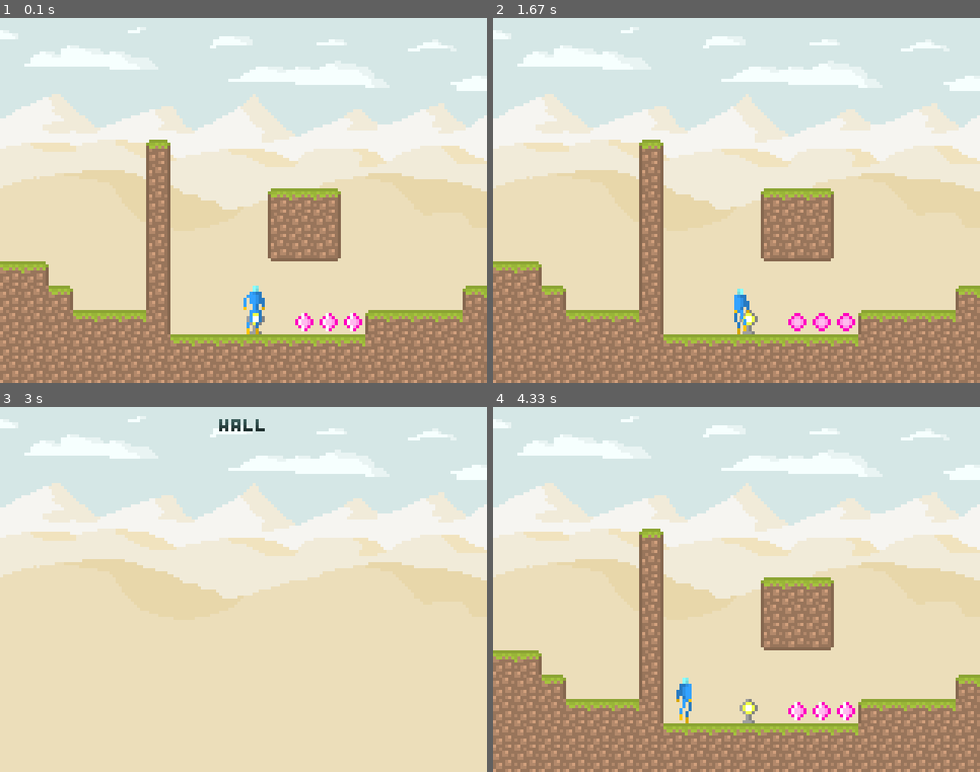
Above: before the commit, frames 1-4 (two rows, left to right).
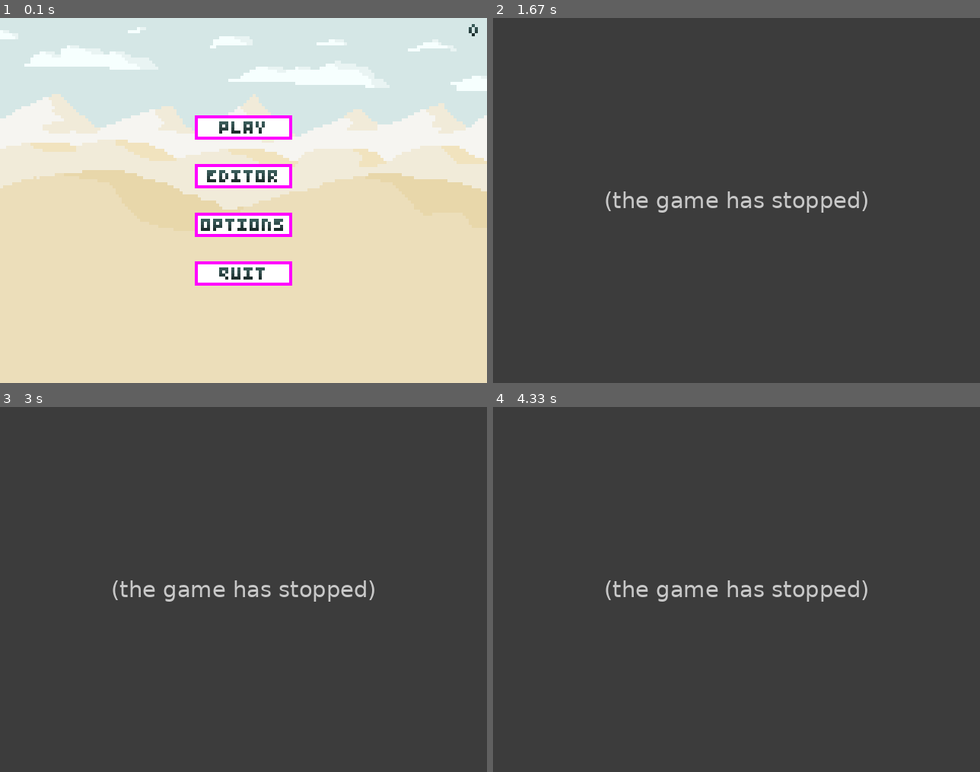
Above: after the commit, the same moments.

Repository: Panurb/explo
Game: pygame game, started from main.py
Same seed, same stepped clock (60 frames per second), same inputs: the game is played once before the commit and once after it.
Inputs (mouse positions are in pixels of both pictures, inside the frame that each line leads up to):
- Up to frame 1 (0.1 s): no input
- Up to frame 2 (1.67 s): tap Space at 0.33, 0.73, 1.03, 1.63 s; hold P 0.67-1.2 s; hold Left 0.67-1.2 s; move the mouse to (653, 288) at 0.7 s; press the mouse at (570, 288) at 1.27 s; move the mouse to (575, 269) at 1.37 s; release the mouse at (580, 251) at 1.5 s; hold P from 1.57 s (still down); hold Left from 1.57 s (still down); move the mouse to (678, 174) at 1.6 s
- Up to frame 3 (3 s): tap Space at 1.93, 2.2, 2.5 s; release P at 2.1 s; release Left at 2.1 s; hold Left 2.13-2.67 s; tap S at 2.7 s
- Up to frame 4 (4.33 s): hold Down 3.03-3.33 s; tap Space at 3.1, 3.43, 3.73, 3.87, 4.27 s; hold Left 3.37-3.77 s; hold Up 3.8-4.17 s; hold Right from 4.2 s (still down)

The runs differ from the first frame. In frame 1, 30% of the frame differs, in the area x 0-100%, y 1-100%; in frame 2, 100%, in the area x 0-100%, y 0-100%; in frame 3, 100%; in frame 4, 100%.
Error after the commit: AttributeError: game (gameloop.py line 79); the game stopped at 0.67 s (later frames are placeholders)

Commit message:
Add menus

Diff:
--- a/data/lvl/level.txt
+++ b/data/lvl/level.txt
@@ -37,7 +37,7 @@
 --------------------
 --------------------
 --------------------
---------------------
+------G-------------
 ------G-------------
 ------G-------------
 ------G----GGG------
@@ -45,7 +45,7 @@
 ------G----GGG------
 GG----G-------------
 GGG---G------------G
-GGGGGGG---C-204GGGGG
+GGGGGGG---C---0G---G
 GGGGGGGGGGGGGGGGGGGG
 GGGGGGGGGGGGGGGGGGGG
 
@@ -297,7 +297,7 @@
 GG------------------
 GG---------------GGG
 GG----------GG---GGG
-GGG---0---GGGG---GGG
+GGG------GGGG---GGG-
 GGGGGGGGGGGGGGGGGGGG
 GGGGGGGGGGGGGGGGGGGG
 GGGGGGGGGGGGGGGGGGGG
--- a/editor.py
+++ b/editor.py
@@ -13,7 +13,7 @@
         self.room_x = x
         self.room_y = y
         self.object = 0
-        self.text = textbox.Textbox(OBJECT_NAMES[self.object])
+        self.text = textbox.Textbox(OBJECT_NAMES[self.object], 0.5 * helpers.WIDTH, 0)
 
     def input(self, lvl, input_hand):
         room = lvl.room(self.room_x, self.room_y)
@@ -32,13 +32,13 @@
             room.remove_object(x, y)
             room.update_visuals()
 
-        if input_hand.mouse_wheel[4]:
+        if input_hand.mouse_pressed[4]:
             if self.object > 0:
                 self.object -= 1
             else:
                 self.object = len(OBJECTS) - 1
 
-        if input_hand.mouse_wheel[5]:
+        if input_hand.mouse_pressed[5]:
             if self.object < len(OBJECTS) - 1:
                 self.object += 1
             else:
--- a/gameloop.py
+++ b/gameloop.py
@@ -1,9 +1,19 @@
+import enum
 import pygame
 import editor
+import helpers
 import level
+import menu
 import player
-import hud
 import textbox
+
+
+class State(enum.Enum):
+    menu = 1
+    play = 2
+    paused = 3
+    editor = 4
+    quit = 5
 
 
 class GameLoop:
@@ -11,26 +21,44 @@
         self.screen = screen
         self.img_hand = img_hand
         self.input_hand = input_hand
+
+        self.menu = menu.Menu()
         self.level = level.Level()
-        self.player = player.Player(self.level.room(0, 0).player_x, self.level.room(0, 0).player_y, 0, 0)
+        self.player = player.Player(self.level.room(0, 0).player_x, self.level.room(0, 0).player_y, 0, 0, self.level)
+        self.editor = editor.Editor(self.player.room_x, self.player.room_y)
+        self.clock_text = textbox.Textbox('', helpers.WIDTH - 0.5 * helpers.TILE_SIZE, 0)
 
-        self.map = hud.Map(self.level)
-        self.paused = False
-        self.editor_mode = False
-        self.editor = editor.Editor(self.player.room_x, self.player.room_y)
-        self.text = textbox.Textbox('PAUSED')
+        self.state = State.menu
 
-    def update(self):
+    def update(self, clock):
         self.input_hand.update()
+        self.change_state()
 
-        if self.input_hand.keys_pressed[pygame.K_p]:
-            self.paused = not self.paused
+        if self.state is State.menu:
+            self.state = self.menu.input(self.input_hand)
+            self.menu.draw(self.screen, self.img_hand)
+        elif self.state is State.game:
+            try:
+                room = self.level.room(self.player.room_x, self.player.room_y)
+            except KeyError:
+                room = level.Room([], self.player.room_x, self.player.room_y, 'sky')
+                self.level.rooms[(self.player.room_x, self.player.room_y)] = room
 
-        if self.input_hand.keys_pressed[pygame.K_SPACE]:
-            self.editor_mode = not self.editor_mode
-            self.level.room(self.editor.room_x, self.editor.room_y).reset()
+            self.player.input(self.input_hand, room)
 
-        if self.editor_mode:
+            room.update()
+            last_room = (self.player.room_x, self.player.room_y)
+            self.player.update(room)
+
+            room.draw(self.screen, self.img_hand)
+            self.player.draw(self.screen, self.img_hand)
+
+            # Done after drawing to avoid visual glitches on room change
+            if (self.player.room_x, self.player.room_y) != last_room:
+                self.level.rooms[last_room].reset()
+        elif self.state is State.paused:
+            pass
+        elif self.state is State.editor:
             try:
                 self.editor.input(self.level, self.input_hand)
                 self.level.room(self.editor.room_x, self.editor.room_y).draw(self.screen, self.img_hand)
@@ -38,28 +66,19 @@
                 room = level.Room([], self.editor.room_x, self.editor.room_y, 'sky')
                 self.level.rooms[(self.editor.room_x, self.editor.room_y)] = room
             self.editor.draw(self.screen, self.img_hand)
-        else:
-            if not self.paused:
-                try:
-                    room = self.level.room(self.player.room_x, self.player.room_y)
-                except KeyError:
-                    room = level.Room([], self.player.room_x, self.player.room_y, 'sky')
-                    self.level.rooms[(self.player.room_x, self.player.room_y)] = room
 
-                self.player.input(self.input_hand, room)
-
-                room.update()
-                last_room = (self.player.room_x, self.player.room_y)
-                self.player.update(room)
-
-                room.draw(self.screen, self.img_hand)
-                self.player.draw(self.screen, self.img_hand)
-
-                # Done after drawing to avoid visual glitches
-                if (self.player.room_x, self.player.room_y) != last_room:
-                    self.level.rooms[last_room].reset()
-            else:
-                self.text.draw(self.screen, self.img_hand)
-                self.map.draw(self.screen, self.img_hand, self.player.room_x, self.player.room_y)
+        self.clock_text.set_string(str(int(clock.get_fps())))
+        self.clock_text.draw(self.screen, self.img_hand)
 
         pygame.display.update()
+
+    def change_state(self):
+        if self.input_hand.keys_pressed[pygame.K_p]:
+            if self.state is State.paused:
+                self.state = State.game
+            elif self.state is State.game:
+                self.state = State.paused
+
+        if self.state is not State.menu:
+            if self.input_hand.keys_pressed[pygame.K_ESCAPE]:
+                self.state = State.menu
--- a/imagehandler.py
+++ b/imagehandler.py
@@ -13,6 +13,7 @@
     'ground': (8, 8),
     'ladder': (8, 8),
     'map': (14, 12),
+    'menu': (32, 8),
     'metal': (8, 8),
     'particle': (4, 4),
     'player_body': (16, 16),
@@ -35,7 +36,9 @@
         ['idle', 1]
     ],
     'chars': [
-        ['idle', 36]
+        ['upper_case', 26],
+        ['lower_case', 26],
+        ['numbers', 10]
     ],
     'checkpoint': [
         ['idle', 2]
@@ -67,6 +70,9 @@
     ],
     'metal': [
         ['idle', 16]
+    ],
+    'menu': [
+        ['button', 1]
     ],
     'particle': [
         ['blood', 4],
--- a/inputhandler.py
+++ b/inputhandler.py
@@ -9,7 +9,8 @@
         self.mouse_x = 0
         self.mouse_y = 0
         self.mouse_down = []
-        self.mouse_wheel = {}
+        self.mouse_pressed = []
+        self.mouse_released = []
 
     def update(self):
         self.keys_pressed = {pygame.K_UP: False,
@@ -18,9 +19,10 @@
                              pygame.K_LEFT: False,
                              pygame.K_p: False,
                              pygame.K_SPACE: False,
-                             pygame.K_r: False}
-        self.mouse_wheel = {4: False,
-                            5: False}
+                             pygame.K_r: False,
+                             pygame.K_ESCAPE: False}
+        self.mouse_pressed = [False] * 6
+        self.mouse_released = [False] * 6
 
         for event in pygame.event.get():
             if event.type == pygame.QUIT:
@@ -28,9 +30,13 @@
             else:
                 if event.type == pygame.KEYDOWN:
                     self.keys_pressed[event.key] = True
-                if event.type == pygame.MOUSEBUTTONDOWN:
-                    self.mouse_wheel[event.button] = True
-                self.keys_down = pygame.key.get_pressed()
+                elif event.type == pygame.MOUSEBUTTONDOWN:
+                    self.mouse_pressed[event.button] = True
+                elif event.type == pygame.MOUSEBUTTONUP:
+                    self.mouse_released[event.button] = True
+
                 self.mouse_x = pygame.mouse.get_pos()[0]
                 self.mouse_y = pygame.mouse.get_pos()[1]
-                self.mouse_down = pygame.mouse.get_pressed()
+
+        self.keys_down = pygame.key.get_pressed()
+        self.mouse_down = pygame.mouse.get_pressed()
--- a/level.py
+++ b/level.py
@@ -2,7 +2,6 @@
 import animatedsprite
 import enemy
 import helpers
-import physicsobject
 import player
 import powerup
 import tile
@@ -44,8 +43,7 @@
     def write(self):
         f = open('data/lvl/level.txt', 'w')
 
-        for key in self.rooms:
-            room = self.rooms[key]
+        for room in self.rooms.values():
             room.reset()
             tilemap = [['-' for _ in range(20)] for _ in range(15)]
 
@@ -77,17 +75,17 @@
                 tilemap[c.rect.y // helpers.TILE_SIZE][c.rect.x // helpers.TILE_SIZE] = 'C'
             for p in room.powerups:
                 char = ''
-                if p.ability == 'run':
+                if p.ability == powerup.Ability.run:
                     char = '0'
-                elif p.ability == 'double jump':
+                elif p.ability == powerup.Ability.double_jump:
                     char = '1'
-                elif p.ability == 'wall jump':
+                elif p.ability == powerup.Ability.wall_jump:
                     char = '2'
-                elif p.ability == 'sword':
+                elif p.ability == powerup.Ability.sword:
                     char = '3'
-                elif p.ability == 'gun':
+                elif p.ability == powerup.Ability.gun:
                     char = '4'
-                elif p.ability == 'rebreather':
+                elif p.ability == powerup.Ability.rebreather:
                     char = '5'
                 tilemap[p.rect.y // helpers.TILE_SIZE][p.rect.x // helpers.TILE_SIZE] = char
             for w in room.water:
--- a/main.py
+++ b/main.py
@@ -17,8 +17,8 @@
         self.fps = 60
 
     def main_loop(self):
-        while True:
-            self.loop.update()
+        while self.loop.state != gameloop.State.quit:
+            self.loop.update(self.clock)
             self.clock.tick(self.fps)
 
 if __name__ == '__main__':
--- /dev/null
+++ b/menu.py
@@ -0,0 +1,62 @@
+import enum
+import animatedsprite
+import gameloop
+import helpers
+import textbox
+
+
+class ButtonType(enum.Enum):
+    play = 1
+    editor = 2
+    options = 3
+    quit = 4
+
+
+class Menu:
+    def __init__(self):
+        self.buttons = animatedsprite.Group()
+        dy = 1
+        for b in ButtonType:
+            self.buttons.add(Button(0, 4 * (1 + dy) * helpers.SCALE, b))
+            dy += 1
+        self.state = gameloop.State.menu
+        self.bg_sprite = animatedsprite.AnimatedSprite('bg')
+        self.bg_sprite.play('sky')
+
+    def draw(self, screen, img_hand):
+        self.bg_sprite.draw(screen, img_hand)
+        self.buttons.draw(screen, img_hand)
+
+    def input(self, input_hand):
+        for b in self.buttons.sprites():
+            if b.rect.collidepoint(input_hand.mouse_x, input_hand.mouse_y):
+                if input_hand.mouse_released[1]:
+                    return b.press()
+
+        return gameloop.State.menu
+
+
+class Button(animatedsprite.AnimatedSprite):
+    def __init__(self, x, y, button_type):
+        animatedsprite.AnimatedSprite.__init__(self, 'menu')
+        self.rect.x = x + 0.5 * helpers.WIDTH - 16 * helpers.SCALE
+        self.rect.y = y * helpers.SCALE
+        self.txtbox = textbox.Textbox(button_type.name, 0.5 * helpers.WIDTH, self.rect.y)
+        self.txtbox.y = y
+        self.type = button_type
+
+        self.play('button')
+
+    def draw(self, screen, img_hand):
+        animatedsprite.AnimatedSprite.draw(self, screen, img_hand)
+        self.txtbox.draw(screen, img_hand)
+
+    def press(self):
+        if self.type is ButtonType.play:
+            return gameloop.State.game
+        elif self.type is ButtonType.editor:
+            return gameloop.State.editor
+        elif self.type is ButtonType.options:
+            return gameloop.State.menu
+        else:
+            return gameloop.State.quit
--- a/player.py
+++ b/player.py
@@ -5,8 +5,10 @@
 import enemy
 import helpers
 import bullet
+import hud
 import imagehandler
 import physicsobject
+from powerup import Ability
 import save
 import textbox
 
@@ -22,18 +24,8 @@
     sword = 3
 
 
-class Ability(Enum):
-    run = 0
-    double_jump = 1
-    wall_jump = 2
-    sword = 3
-    gun = 4
-    rebreather = 5
-    full_auto = 6
-
-
 class Player:
-    def __init__(self, x, y, room_x, room_y):
+    def __init__(self, x, y, room_x, room_y, level):
         self.room_x = room_x
         self.room_y = room_y
 
@@ -73,6 +65,7 @@
         self.moving = False
         self.climbing = False
         self.sliding = False
+        self.show_map = False
 
         self.dir = Direction.right
         self.jump_count = 0
@@ -90,7 +83,8 @@
 
         self.save = save.Save(x, y, room_x, room_y, self.dir, self.abilities)
 
-        self.text = textbox.Textbox('')
+        self.txtbox = textbox.Textbox('', 0.5 * helpers.WIDTH, 4 * helpers.SCALE)
+        self.map = hud.Map(level)
 
     def update(self, room):
         self.move_x(room)
@@ -125,7 +119,7 @@
         if self.cooldown > 0:
             self.cooldown -= 1
 
-        self.text.update()
+        self.txtbox.update()
 
         self.change_room()
 
@@ -189,6 +183,9 @@
                     self.attack(True)
                 else:
                     self.attack()
+
+            self.show_map = keys_down[pygame.K_f]
+
             if not self.grounded or not keys_down[pygame.K_DOWN]:
                 self.uncrouch(room)
             if not keys_down[pygame.K_a]:
@@ -314,7 +311,7 @@
             self.save.x = cp.rect.x
             self.save.y = cp.rect.y - helpers.TILE_SIZE
             self.save.dir = self.dir
-            for ability in self.abilities:
+            for ability in self.abilities.keys():
                 self.save.abilities[ability] = self.abilities[ability]
 
             cp.active = True
@@ -328,8 +325,8 @@
         for p in pygame.sprite.spritecollide(self, room.powerups, False):
             if self.abilities[p.ability] is False:
                 self.abilities[p.ability] = True
-                self.text.set_string(p.ability.name + '\\' + p.text)
-                self.text.time = 120
+                self.txtbox.set_string(p.ability.name.upper() + '\\' + p.text)
+                self.txtbox.time = 120
                 if p.ability is Ability.sword:
                     self.weapon = Weapon.sword
                 elif p.ability is Ability.gun:
@@ -621,4 +618,6 @@
         self.bullets.draw(screen, img_hand)
         self.gibs.draw(screen, img_hand)
 
-        self.text.draw(screen, img_hand)
+        self.txtbox.draw(screen, img_hand)
+        if self.show_map:
+            self.map.draw(screen, img_hand, self.room_x, self.room_y)
--- a/powerup.py
+++ b/powerup.py
@@ -1,11 +1,23 @@
+from enum import Enum
 import animatedsprite
 
 
-TEXTS = {'run': 'HOLD SHIFT TO WALK',
-         'double jump': 'PRESS Z IN MIDAIR',
-         'wall jump': 'PRESS Z WHILE HUGGING A WALL',
-         'sword': 'PRESS X TO SWING',
-         'gun': 'PRESS X TO SHOOT'}
+class Ability(Enum):
+    run = 0
+    double_jump = 1
+    wall_jump = 2
+    sword = 3
+    gun = 4
+    rebreather = 5
+    full_auto = 6
+
+TEXTS = {
+    Ability.run: 'Hold shift to walk',
+    Ability.double_jump: 'Press A in midair',
+    Ability.wall_jump: 'Press A while hugging a wall',
+    Ability.sword: 'Press S to swing',
+    Ability.gun: 'Press S to shoot'
+}
 
 
 class Powerup(animatedsprite.AnimatedSprite):
--- a/textbox.py
+++ b/textbox.py
@@ -2,30 +2,44 @@
 import animatedsprite
 import helpers
 
-CHARS = 'ABCDEFGHIJKLMNOPQRSTUVWXYZ0123456789'
+UPPER_CASE = 'ABCDEFGHIJKLMNOPQRSTUVWXYZ'
+LOWER_CASE = 'abcdefghijklmnopqrstuvwxyz'
 
 
 class Textbox:
-    def __init__(self, string, time=-1):
-        self.y = 1 * 4 * helpers.SCALE
+    def __init__(self, string, x=0.5*helpers.WIDTH, y=0.5*helpers.HEIGHT):
+        self.x = x
+        self.y = y
         self.chars = pygame.sprite.Group()
-        self.time = time
+        self.time = -1
         self.set_string(string)
 
     def set_string(self, string):
-        string = string.upper()
         strings = string.split('\\')
         self.chars = pygame.sprite.Group()
 
         for j, string in enumerate(strings):
-            x = 0.5 * helpers.WIDTH - (0.5 * len(string) * 4) * helpers.SCALE
+            string = string.upper()
+            x = self.x - (0.5 * len(string) * 4) * helpers.SCALE
+            y = self.y + 0.5 * 4 * helpers.SCALE
+
             for i, char in enumerate(list(string)):
                 sprite = animatedsprite.AnimatedSprite('chars')
-                index = CHARS.find(char)
-                if index == -1:
-                    continue
-                sprite.show_frame('idle', index)
-                sprite.set_position(x + i * 4 * helpers.SCALE, self.y + j * 5 * helpers.SCALE)
+                try:
+                    index = int(char)
+                    sprite.show_frame('numbers', index)
+                except ValueError:
+                    if char.isupper():
+                        index = UPPER_CASE.find(char)
+                        sprite.show_frame('upper_case', index)
+                    else:
+                        index = LOWER_CASE.find(char)
+                        sprite.show_frame('lower_case', index)
+
+                    if index == -1:
+                        continue
+
+                sprite.set_position(x + i * 4 * helpers.SCALE, y + j * 5 * helpers.SCALE)
                 self.chars.add(sprite)
 
     def update(self):
Binary file changed: data/img/chars.png
Binary file added: data/img/menu.png
Not shown, changed: data/img/wip/chars.xcf
Not shown, added: data/img/wip/menu.xcf
